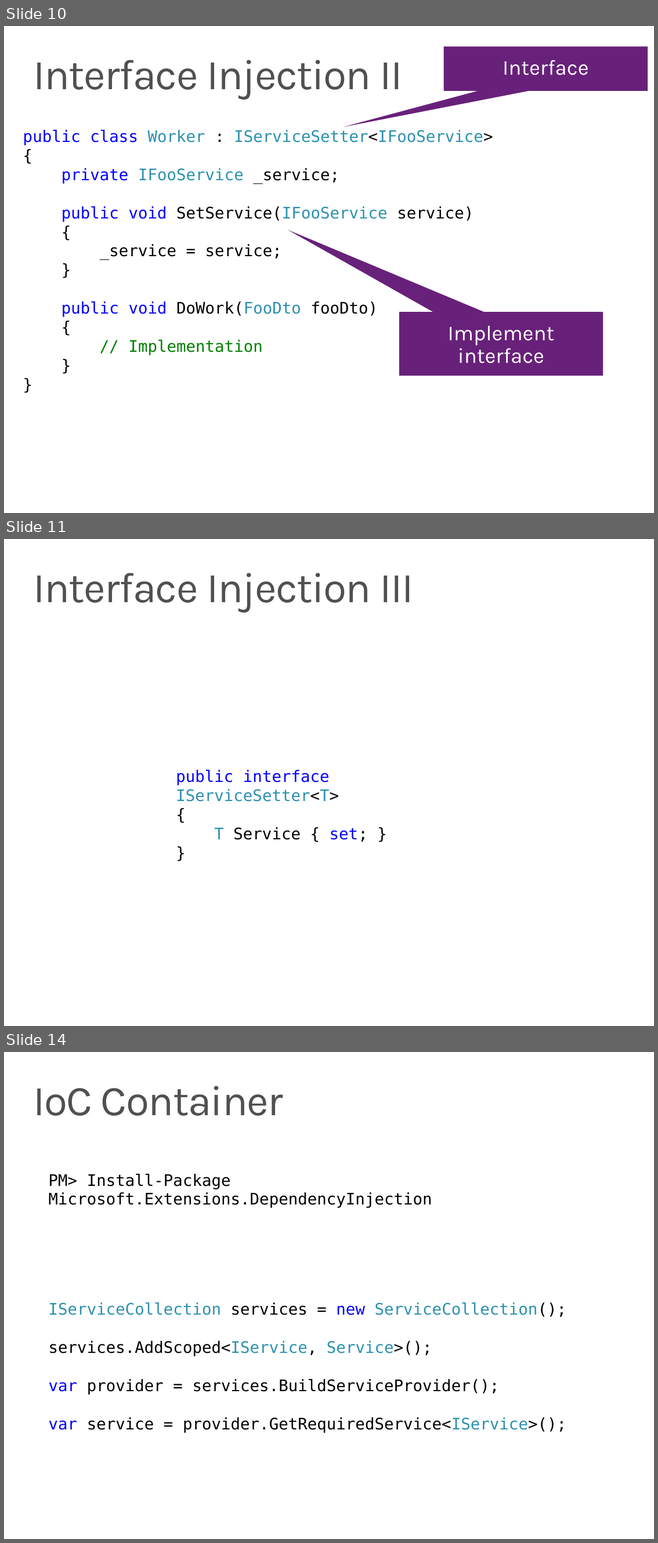
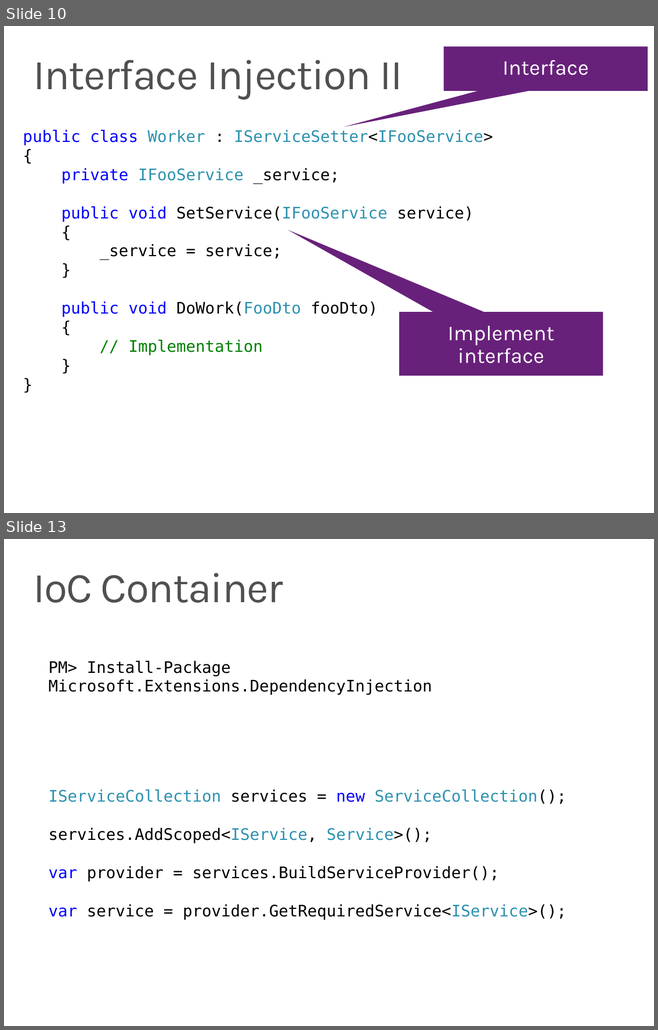
Before and after one commit to ondfisk/BDSA2019, a slide deck: Slides/Lecture05 - Dependency Injection, Testing Entity Framework.pptx. Shown one above the other, each under a label of ours: slides 10, 11 and 14 before the commit, slides 10 and 13 after it; the slides between them are not shown. The pictures are 658x1543 and 658x1030 pixels, drawn with LibreOffice and Linux fonts; fonts in the diff are those of the drawing. Boxes give left, top, right and bottom in pixels: in the first picture for what was removed or moved away, otherwise in the second. Text is boxed around its words. In the diff, an @@ line names an element or a change of style, - is before the commit and + after.

```diff
--- a/Slides/Lecture05 - Dependency Injection, Testing Entity Framework.pptx
+++ b/Slides/Lecture05 - Dependency Injection, Testing Entity Framework.pptx
@@ slide 11 removed at [4, 539, 654, 1026], background #FFFFFF @@
@@ title removed at [33, 573, 413, 612] @@
-Interface Injection III
@@ text removed at [176, 770, 368, 842] @@
-public interface IServiceSetter<T>
-{
-T Service { set; }
-}
@@ what was slide 14 is now slide 13 @@
```
Also in this commit, not shown: 4 slides changed, 13 other files.
